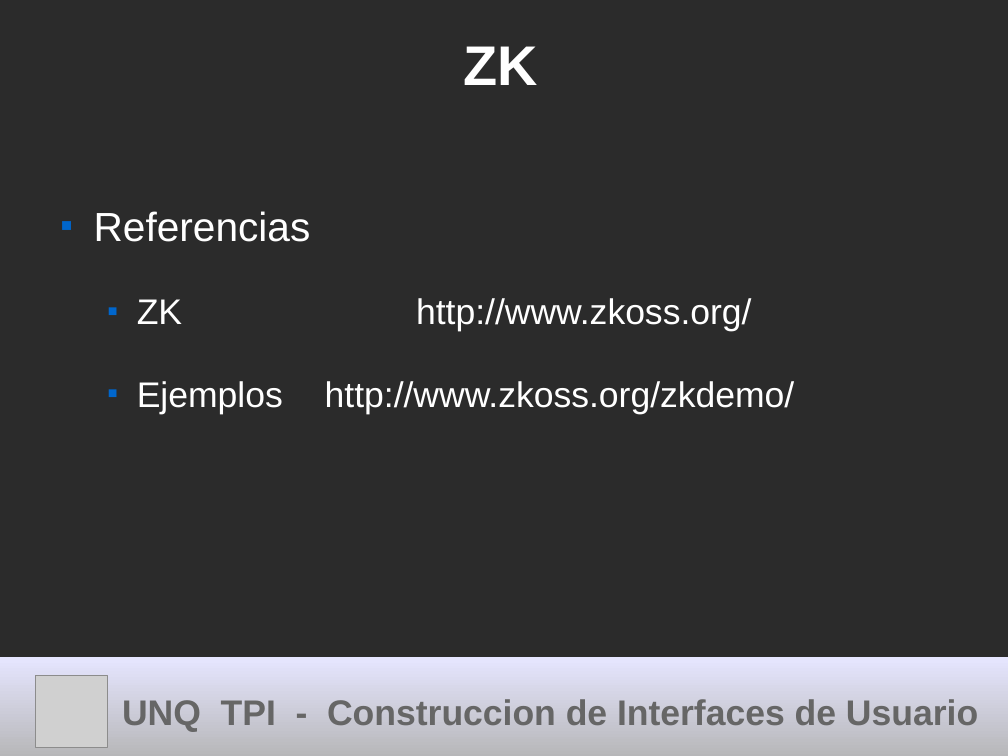
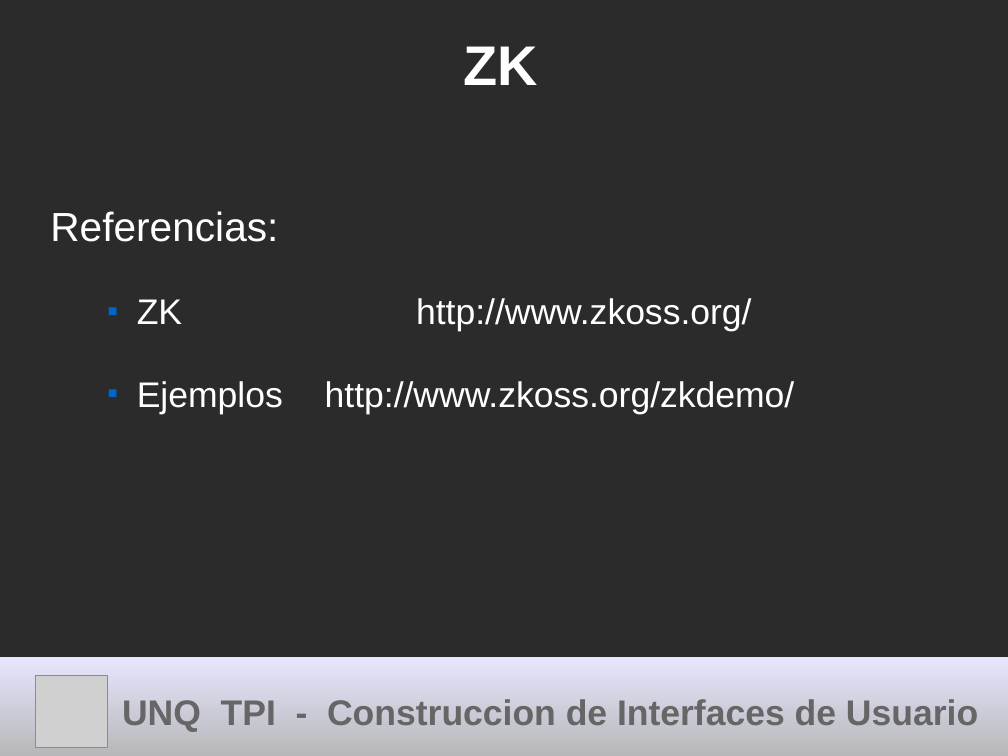
Before and after one commit to cdmarchionne/tpi-ui-tp-esferas, a slide deck: slide 25 of ZK/resources/Presentacion ZK.odp (slide 23 before the commit). Drawn at 1008x756 pixels with LibreOffice and Linux fonts; fonts in the diff are those of the drawing; grey boxes stand for pictures; background and template pictures are left out; a plain dark background stands for a picture behind light text. Boxes give left, top, right and bottom in pixels: in the first picture for what was removed or moved away, otherwise in the second. Text is boxed around its words. In the diff, an @@ line names an element or a change of style, - is before the commit and + after.

```diff
--- a/ZK/resources/Presentacion ZK.odp
+++ b/ZK/resources/Presentacion ZK.odp
@@ text at [50,211,278,242]: text changed @@
-■ Referencias
+Referencias:
```
Also in this commit, not shown: 13 other slides changed, 2 slides added, 1 other file.
